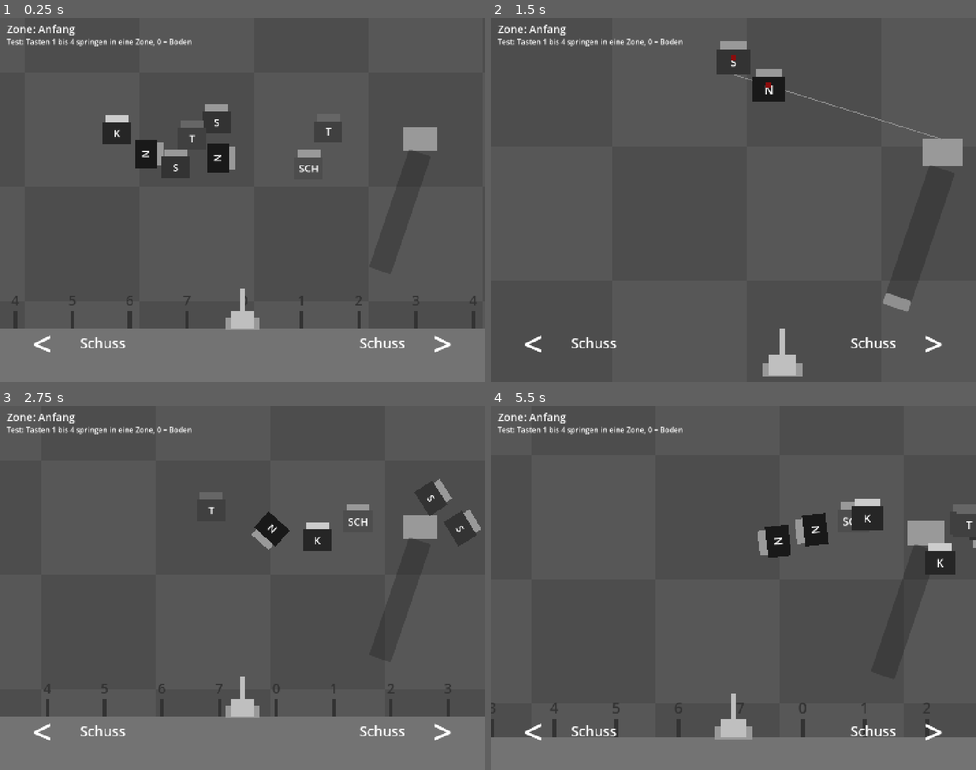
Above: before the commit, frames 1-4 (two rows, left to right).
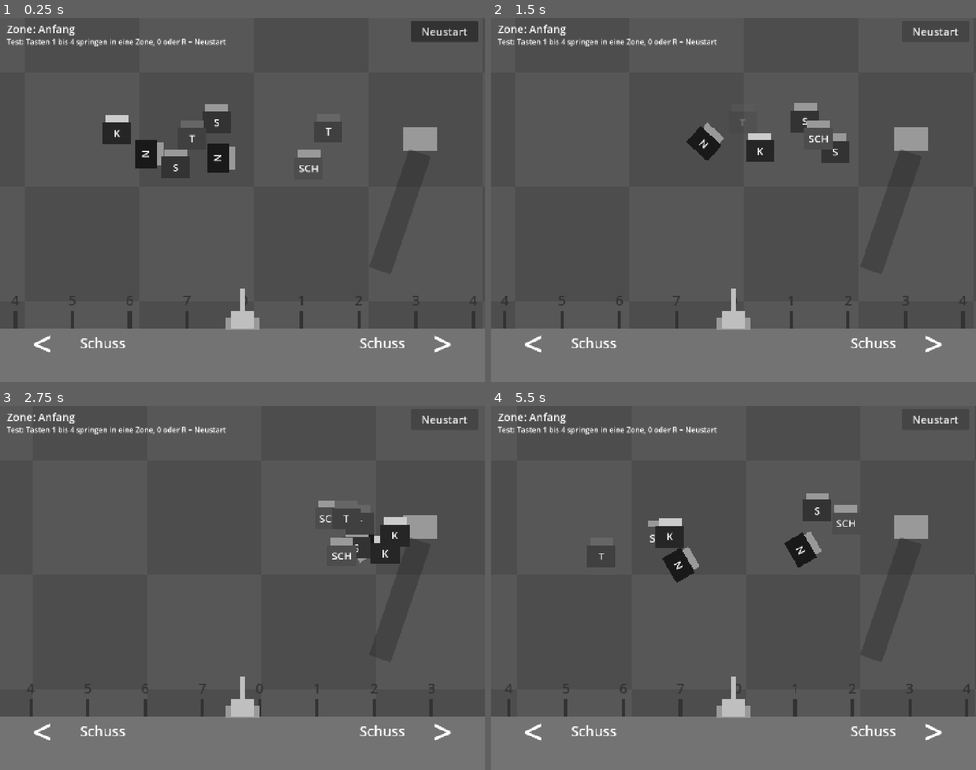
Above: after the commit, the same moments.

Repository: Philipp-Mallmann/fliegen-sind-aliens
Game: Godot game, scene res://szenen/spiel.tscn
Same seed, same stepped clock (60 frames per second), same inputs: the game is played once before the commit and once after it.
Inputs (mouse positions are in pixels of both pictures, inside the frame that each line leads up to):
- Up to frame 1 (0.25 s): no input
- Up to frame 2 (1.5 s): click (937, 32) at 0.5 s, where only the run after the commit has a clickable "Neustart"; tap Enter at 1.25 s; hold D (rechts) from 1.28 s (still down); tap R (neustart, bound only after the commit) at 1.35 s
- Up to frame 3 (2.75 s): tap 0 at 1.55, 2.1 s; release D (rechts) at 2.03 s; hold A (links) from 2.03 s (still down); tap R (neustart, bound only after the commit) at 2.3 s
- Up to frame 4 (5.5 s): release A (links) at 2.78 s; hold D (rechts) 2.78-4.28 s; tap Space (schiessen) at 2.85 s; tap 0 at 3.05, 4.35 s; tap R (neustart, bound only after the commit) at 3.6, 5.3 s; hold A (links) from 4.28 s (still down); tap 1 at 5.1 s

The runs differ from the first frame. In frame 1, 0.9% of the frame differs, in the area x 33-99%, y 0-8%; in frame 2, 21%, in the area x 0-100%, y 2-100%; in frame 3, 4.2%; in frame 4, 12%.

Commit message:
Test: Knopf Neustart oben rechts, dazu Taste R
Co-Authored-By: Claude Fable 5.2 <noreply@anthropic.com>

Diff:
--- a/project.godot
+++ b/project.godot
@@ -35,6 +35,11 @@
 , Object(InputEventMouseButton,"resource_local_to_scene":false,"resource_name":"","device":-1,"window_id":0,"alt_presse …(244 unchanged characters)…
 ]
 }
+neustart={
+"deadzone": 0.2,
+"events": [Object(InputEventKey,"resource_local_to_scene":false,"resource_name":"","device":-1,"window_id":0,"alt_pressed":false,"shift_pressed":false,"ctrl_pressed":false,"meta_pressed":false,"pressed":false,"keycode":0,"physical_keycode":82,"key_label":0,"unicode":0,"location":0,"echo":false,"script":null)
+]
+}
 
 [input_devices]
 
--- a/skripte/test_sprung.gd
+++ b/skripte/test_sprung.gd
@@ -1,17 +1,33 @@
 extends Node
 
 # Nur zum Testen, kommt vor der Abgabe wieder heraus.
-# Die Zifferntasten 1, 2, 3 ... springen an den Anfang der ersten, zweiten, dritten ... Zone. Die 0 startet am Boden neu.
+# Die Zifferntasten 1, 2, 3 ... springen an den Anfang der ersten, zweiten, dritten ... Zone.
+# Neustart am Boden: Taste 0, Taste R oder der Knopf "Neustart" oben rechts (Maus oder Finger).
 
 # Der Knoten mit den Zonen. Seine Kinder sind die Zonen, von unten nach oben.
 @export var zonen: Node
+# Der Knopf "Neustart" oben rechts. Ein Mausklick darauf startet neu.
+@export var knopf: Button
+
+
+func _ready() -> void:
+	knopf.pressed.connect(neustart)
+
+
+func _process(_delta: float) -> void:
+	if Input.is_action_just_pressed("neustart"):
+		neustart()
+
+
+func neustart() -> void:
+	get_tree().reload_current_scene()
 
 
 func _unhandled_key_input(taste: InputEvent) -> void:
 	if not taste.pressed or taste.echo:
 		return
 	if taste.keycode == KEY_0:
-		get_tree().reload_current_scene()
+		neustart()
 		return
 	var nummer: int = taste.keycode - KEY_1
 	if nummer >= 0 and nummer < zonen.get_child_count():
--- a/szenen/spiel.tscn
+++ b/szenen/spiel.tscn
@@ -482,8 +482,24 @@
 offset_right = 700.0
 offset_bottom = 90.0
 theme_override_font_sizes/font_size = 22
-text = "Test: Tasten 1 bis 4 springen in eine Zone, 0 = Boden"
-
-[node name="TestSprung" type="Node" parent="." node_paths=PackedStringArray("zonen")]
+text = "Test: Tasten 1 bis 4 springen in eine Zone, 0 oder R = Neustart"
+
+[node name="Neustart" type="Button" parent="Bedienung"]
+offset_left = 1220.0
+offset_top = 10.0
+offset_right = 1420.0
+offset_bottom = 70.0
+focus_mode = 0
+theme_override_font_sizes/font_size = 32
+text = "Neustart"
+
+[node name="TasteNeustart" type="TouchScreenButton" parent="Bedienung/Neustart"]
+scale = Vector2(1, 0.3)
+texture_normal = SubResource("GradientTexture2D_taste")
+action = "neustart"
+visibility_mode = 1
+
+[node name="TestSprung" type="Node" parent="." node_paths=PackedStringArray("zonen", "knopf")]
 script = ExtResource("24_sprung")
 zonen = NodePath("../Zonen")
+knopf = NodePath("../Bedienung/Neustart")
Not shown, changed: ERKLAERUNG.md
